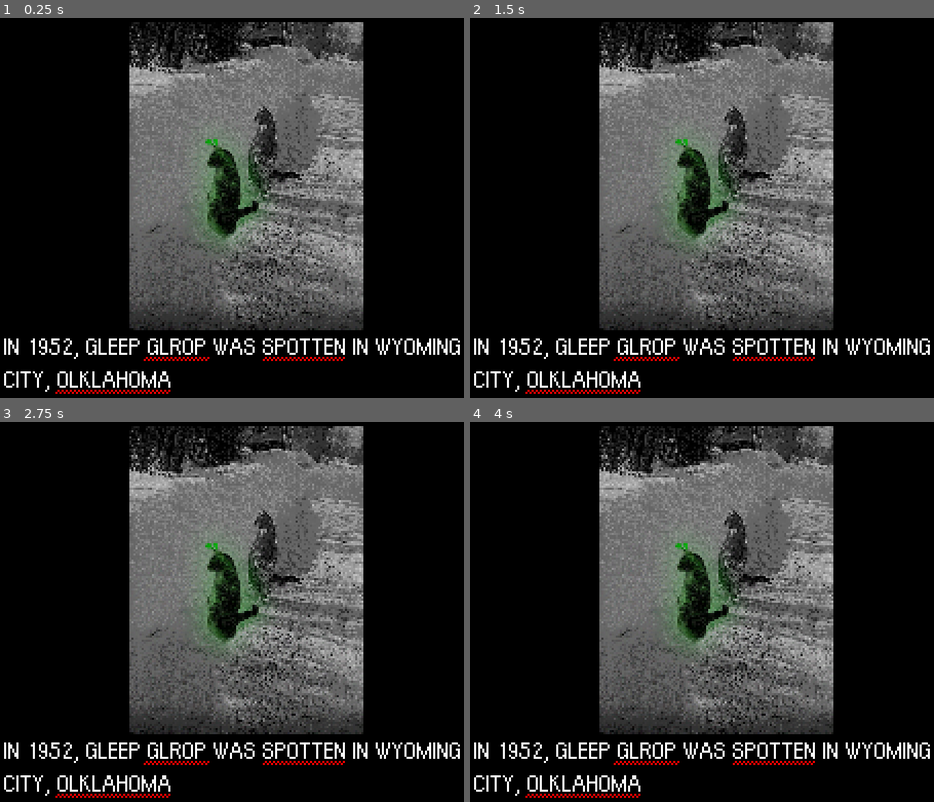
Above: before the commit, frames 1-4 (two rows, left to right).
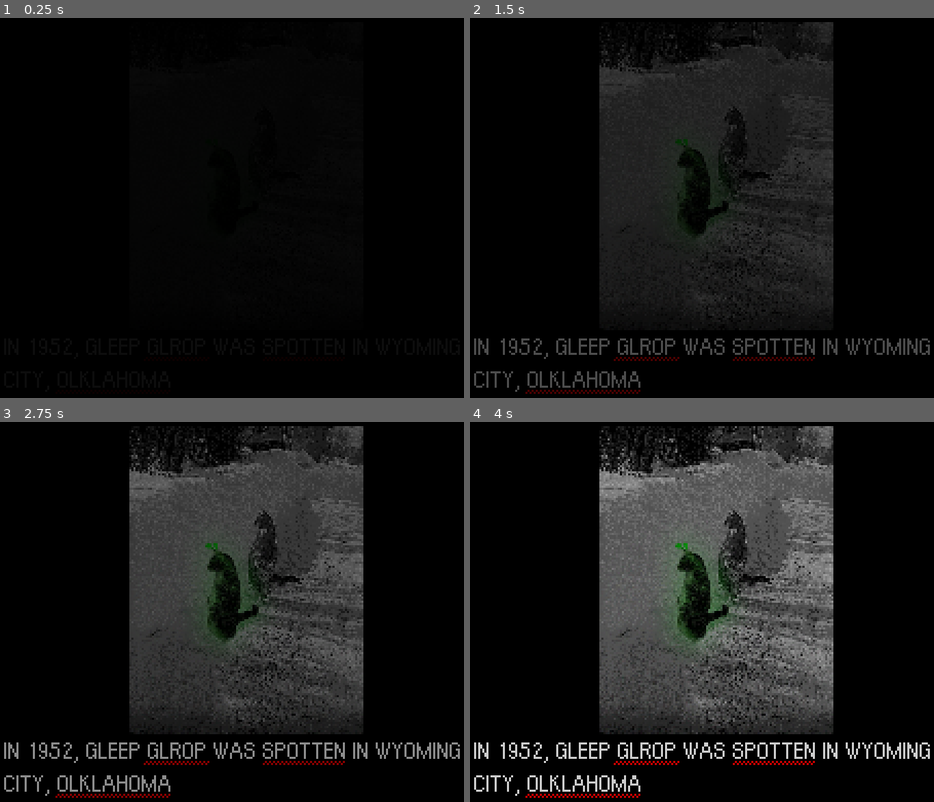
Above: after the commit, the same moments.

Repository: jjanzenn/gleep-glorp
Game: Godot game, scene res://intro/intro.tscn
Two runs of this game, one before a commit and one after it. Both use one fixed random seed, a clock stepped at 60 frames per second and the inputs below.
Inputs:
- Up to frame 1 (0.25 s): no input
- Up to frame 2 (1.5 s): tap Enter at 0.5 s; tap Space at 1.25 s
- Up to frame 3 (2.75 s): tap Enter at 2 s
- Up to frame 4 (4 s): tap Space at 2.75 s; tap Enter at 3.5 s

The runs differ from the first frame. In frame 1, 40% of the frame differs, in the area x 0-100%, y 1-99%; in frame 2, 39%; in frame 3, 35%; in frame 4, 12%.

Commit message:
Slide 2 or something sorry for the huge commits

Diff:
--- a/intro/intro.tscn
+++ b/intro/intro.tscn
@@ -1,12 +1,14 @@
-[gd_scene load_steps=8 format=3 uid="uid://bfjc5wnr856i0"]
+[gd_scene load_steps=9 format=3 uid="uid://bfjc5wnr856i0"]
 
 [ext_resource type="Texture2D" uid="uid://cxkdjrsjgxc1i" path="res://intro/IN 1952, GLEEP GLORP WAS SPOTTEN IN WYOMING CITY OKLAHOMA copy.jpg" id="1_s003a"]
 [ext_resource type="FontFile" uid="uid://bideg67mphojc" path="res://earthbound-menu-extended/earthbound-menu-extended.ttf" id="2_upjyk"]
 [ext_resource type="Texture2D" uid="uid://cfyq7dvepfqee" path="res://intro/squiggly.png" id="3_jy1dj"]
+[ext_resource type="Texture2D" uid="uid://degwesxnpcwkw" path="res://intro/IMG_6032 small.jpg" id="4_x0pcv"]
 
 [sub_resource type="Animation" id="Animation_phrpn"]
 resource_name = "intro"
-length = 5.0
+length = 20.0
+step = 1.0
 tracks/0/type = "value"
 tracks/0/imported = false
 tracks/0/enabled = true
@@ -14,10 +16,34 @@
 tracks/0/interp = 1
 tracks/0/loop_wrap = true
 tracks/0/keys = {
-"times": PackedFloat32Array(0, 4.96667),
-"transitions": PackedFloat32Array(1, 1),
+"times": PackedFloat32Array(0, 4.96667, 9, 11, 12),
+"transitions": PackedFloat32Array(1, 1, 1, 1, 1),
 "update": 0,
-"values": [Color(1, 1, 1, 1), Color(1, 1, 1, 0)]
+"values": [Color(1, 1, 1, 1), Color(1, 1, 1, 0), Color(1, 1, 1, 0), Color(0, 0, 0, 1), Color(1, 1, 1, 0)]
+}
+tracks/1/type = "value"
+tracks/1/imported = false
+tracks/1/enabled = true
+tracks/1/path = NodePath("slide1:visible")
+tracks/1/interp = 1
+tracks/1/loop_wrap = true
+tracks/1/keys = {
+"times": PackedFloat32Array(11),
+"transitions": PackedFloat32Array(1),
+"update": 1,
+"values": [false]
+}
+tracks/2/type = "value"
+tracks/2/imported = false
+tracks/2/enabled = true
+tracks/2/path = NodePath("slide2:visible")
+tracks/2/interp = 1
+tracks/2/loop_wrap = true
+tracks/2/keys = {
+"times": PackedFloat32Array(11),
+"transitions": PackedFloat32Array(1),
+"update": 1,
+"values": [true]
 }
 
 [sub_resource type="Animation" id="Animation_1mp6x"]
@@ -34,6 +60,30 @@
 "update": 0,
 "values": [Color(1, 1, 1, 1)]
 }
+tracks/1/type = "value"
+tracks/1/imported = false
+tracks/1/enabled = true
+tracks/1/path = NodePath("slide1:visible")
+tracks/1/interp = 1
+tracks/1/loop_wrap = true
+tracks/1/keys = {
+"times": PackedFloat32Array(0),
+"transitions": PackedFloat32Array(1),
+"update": 1,
+"values": [true]
+}
+tracks/2/type = "value"
+tracks/2/imported = false
+tracks/2/enabled = true
+tracks/2/path = NodePath("slide2:visible")
+tracks/2/interp = 1
+tracks/2/loop_wrap = true
+tracks/2/keys = {
+"times": PackedFloat32Array(0),
+"transitions": PackedFloat32Array(1),
+"update": 1,
+"values": [false]
+}
 
 [sub_resource type="AnimationLibrary" id="AnimationLibrary_dss23"]
 _data = {
@@ -55,11 +105,6 @@
 autoplay = "intro"
 
 [node name="background" type="ColorRect" parent="."]
-offset_right = 256.0
-offset_bottom = 192.0
-color = Color(0, 0, 0, 1)
-
-[node name="curtain" type="ColorRect" parent="."]
 offset_right = 256.0
 offset_bottom = 192.0
 color = Color(0, 0, 0, 1)
@@ -173,3 +218,121 @@
 visible = false
 position = Vector2(8, 0)
 texture = ExtResource("3_jy1dj")
+
+[node name="slide2" type="Node2D" parent="."]
+visible = false
+
+[node name="amongus" type="Sprite2D" parent="slide2"]
+position = Vector2(129, 77)
+scale = Vector2(0.36, 0.36)
+texture = ExtResource("4_x0pcv")
+
+[node name="Label" type="Label" parent="slide2"]
+anchors_preset = 7
+anchor_left = 0.5
+anchor_top = 1.0
+anchor_right = 0.5
+anchor_bottom = 1.0
+offset_left = 10.0
+offset_top = 154.0
+offset_right = 246.0
+offset_bottom = 186.0
+grow_horizontal = 2
+grow_vertical = 0
+text = "Now, in the distanct future of 201X, gleep glorps
+live among humans."
+label_settings = SubResource("LabelSettings_8qf2k")
+
+[node name="GLROP" type="Sprite2D" parent="slide2"]
+position = Vector2(67, 165)
+texture = ExtResource("3_jy1dj")
+
+[node name="squiggly" type="Sprite2D" parent="slide2/GLROP"]
+position = Vector2(8, 0)
+texture = ExtResource("3_jy1dj")
+
+[node name="squiggly" type="Sprite2D" parent="slide2/GLROP/squiggly"]
+position = Vector2(8, 0)
+texture = ExtResource("3_jy1dj")
+
+[node name="squiggly" type="Sprite2D" parent="slide2/GLROP/squiggly/squiggly"]
+position = Vector2(8, 0)
+texture = ExtResource("3_jy1dj")
+
+[node name="squiggly" type="Sprite2D" parent="slide2/GLROP/squiggly/squiggly/squiggly"]
+visible = false
+position = Vector2(8, 0)
+texture = ExtResource("3_jy1dj")
+
+[node name="squiggly" type="Sprite2D" parent="slide2/GLROP/squiggly/squiggly/squiggly/squiggly"]
+position = Vector2(8, 0)
+texture = ExtResource("3_jy1dj")
+
+[node name="squiggly" type="Sprite2D" parent="slide2/GLROP/squiggly/squiggly/squiggly/squiggly/squiggly"]
+position = Vector2(8, 0)
+texture = ExtResource("3_jy1dj")
+
+[node name="OLKLAHOMA" type="Sprite2D" parent="slide2"]
+visible = false
+position = Vector2(39, 181)
+texture = ExtResource("3_jy1dj")
+
+[node name="squiggly" type="Sprite2D" parent="slide2/OLKLAHOMA"]
+position = Vector2(8, 0)
+texture = ExtResource("3_jy1dj")
+
+[node name="squiggly" type="Sprite2D" parent="slide2/OLKLAHOMA/squiggly"]
+position = Vector2(8, 0)
+texture = ExtResource("3_jy1dj")
+
+[node name="squiggly" type="Sprite2D" parent="slide2/OLKLAHOMA/squiggly/squiggly"]
+position = Vector2(8, 0)
+texture = ExtResource("3_jy1dj")
+
+[node name="squiggly" type="Sprite2D" parent="slide2/OLKLAHOMA/squiggly/squiggly/squiggly"]
+position = Vector2(8, 0)
+texture = ExtResource("3_jy1dj")
+
+[node name="squiggly" type="Sprite2D" parent="slide2/OLKLAHOMA/squiggly/squiggly/squiggly/squiggly"]
+position = Vector2(8, 0)
+texture = ExtResource("3_jy1dj")
+
+[node name="squiggly" type="Sprite2D" parent="slide2/OLKLAHOMA/squiggly/squiggly/squiggly/squiggly/squiggly"]
+position = Vector2(8, 0)
+texture = ExtResource("3_jy1dj")
+
+[node name="SPOTTEN" type="Sprite2D" parent="slide2"]
+visible = false
+position = Vector2(140, 165)
+texture = ExtResource("3_jy1dj")
+
+[node name="squiggly" type="Sprite2D" parent="slide2/SPOTTEN"]
+position = Vector2(8, 0)
+texture = ExtResource("3_jy1dj")
+
+[node name="squiggly" type="Sprite2D" parent="slide2/SPOTTEN/squiggly"]
+position = Vector2(8, 0)
+texture = ExtResource("3_jy1dj")
+
+[node name="squiggly" type="Sprite2D" parent="slide2/SPOTTEN/squiggly/squiggly"]
+position = Vector2(8, 0)
+texture = ExtResource("3_jy1dj")
+
+[node name="squiggly" type="Sprite2D" parent="slide2/SPOTTEN/squiggly/squiggly/squiggly"]
+position = Vector2(8, 0)
+texture = ExtResource("3_jy1dj")
+
+[node name="squiggly" type="Sprite2D" parent="slide2/SPOTTEN/squiggly/squiggly/squiggly/squiggly"]
+visible = false
+position = Vector2(8, 0)
+texture = ExtResource("3_jy1dj")
+
+[node name="squiggly" type="Sprite2D" parent="slide2/SPOTTEN/squiggly/squiggly/squiggly/squiggly/squiggly"]
+visible = false
+position = Vector2(8, 0)
+texture = ExtResource("3_jy1dj")
+
+[node name="curtain" type="ColorRect" parent="."]
+offset_right = 256.0
+offset_bottom = 192.0
+color = Color(0, 0, 0, 1)
Binary file added: intro/IMG_6032 small.jpg
Not shown, added: intro/IMG_6032 small.jpg.import
Binary file added: intro/IMG_6032.jpeg
Not shown, added: intro/IMG_6032.jpeg.import
Binary file added: intro/IMG_6032.jpg
Not shown, added: intro/IMG_6032.jpg.import
Not shown, added: intro/IMG_6032 small.jpg~
Not shown, added: intro/IMG_6032 small.kra
Not shown, added: intro/IMG_6032 small.kra~
Not shown, added: intro/IMG_6032.gif
Not shown, added: intro/IMG_6032.gif.kra
Not shown, added: intro/IMG_6032.jpg~
